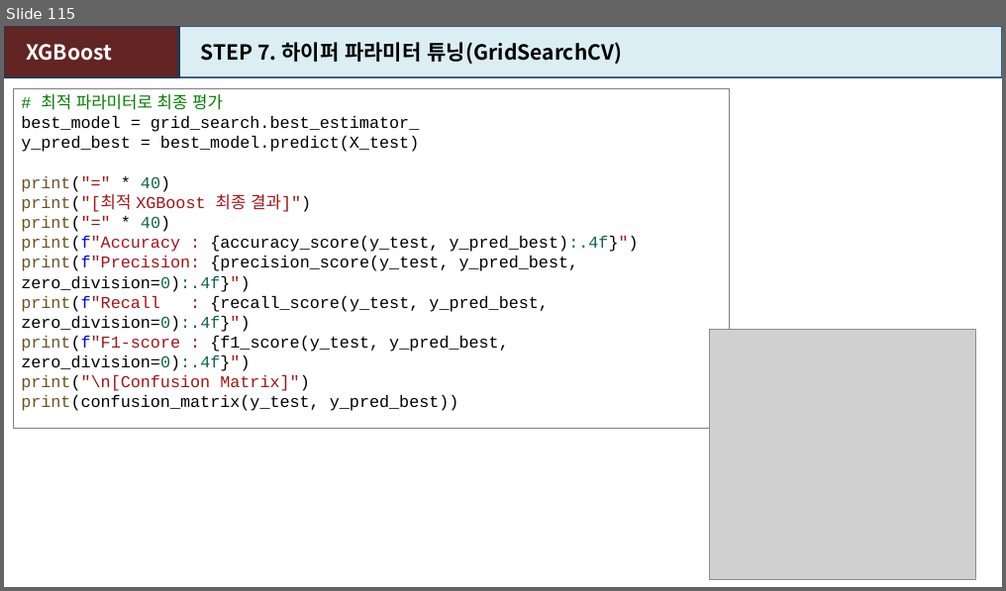
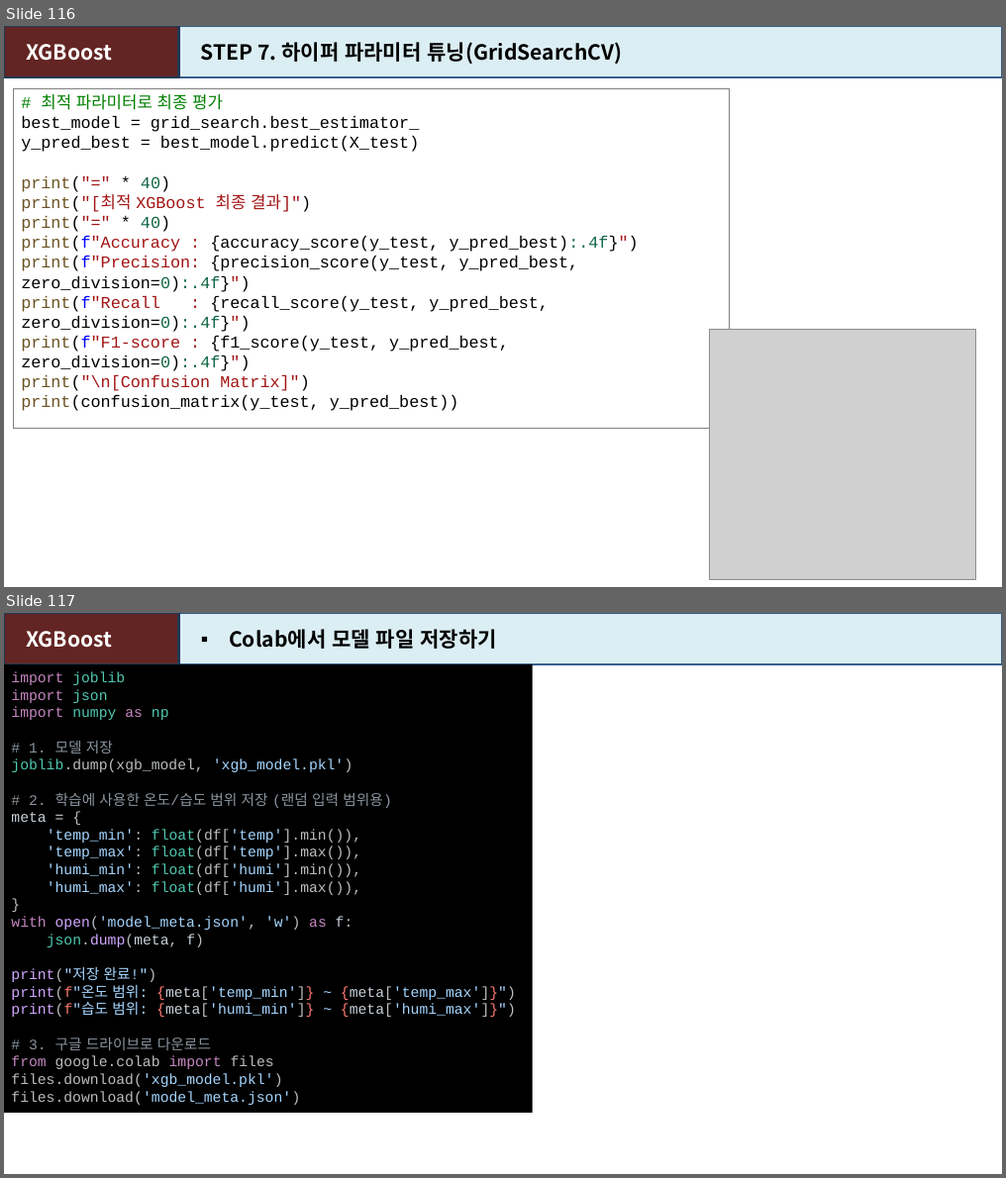
Before and after one commit to heartcom/Linux-Program, a slide deck: 강의자료_머신러닝_인공지능(2606).pptx. Shown one above the other, each under a label of ours: slide 115 before the commit, slides 116 and 117 after it. The pictures are 1006x591 and 1006x1178 pixels, drawn with LibreOffice and Linux fonts; fonts in the diff are those of the drawing; grey boxes stand for pictures. Boxes give left, top, right and bottom in pixels: in the first picture for what was removed or moved away, otherwise in the second. Text is boxed around its words. In the diff, an @@ line names an element or a change of style, - is before the commit and + after.

```diff
--- a/강의자료_머신러닝_인공지능(2606).pptx
+++ b/강의자료_머신러닝_인공지능(2606).pptx
@@ slide 117 added at box(4, 613, 1002, 1174), background #FFFFFF @@
@@ rectangle added at box(4, 613, 179, 664), fill #632523, outline #233953 2 pt, 20 pt, text #FFFFFF, bold @@
+XGBoost
@@ rectangle added at box(179, 613, 1002, 664), fill #DBEEF4, outline #3A5F8C 2 pt, 20 pt, text #000000, bold @@
+▪ Colab에서 모델 파일 저장하기
@@ rectangle added at box(4, 664, 533, 1113), fill #000000, 14 pt, text #A5D6FF @@
+import joblib
+import json
+import numpy as np
+# 1. 모델 저장
+joblib.dump(xgb_model, 'xgb_model.pkl')
+# 2. 학습에 사용한 온도/습도 범위 저장 (랜덤 입력 범위용)
+meta = {
+'temp_min': float(df['temp'].min()),
+'temp_max': float(df['temp'].max()),
+'humi_min': float(df['humi'].min()),
+'humi_max': float(df['humi'].max()),
+}
+with open('model_meta.json', 'w') as f:
+json.dump(meta, f)
+print("저장 완료!")
+print(f"온도 범위: {meta['temp_min']} ~ {meta['temp_max']}")
+print(f"습도 범위: {meta['humi_min']} ~ {meta['humi_max']}")
+# 3. 구글 드라이브로 다운로드
+from google.colab import files
+files.download('xgb_model.pkl')
+files.download('model_meta.json')
@@ what was slide 115 is now slide 116 @@
```
Also in this commit, not shown: 12 slides changed, 50 other slides added.
